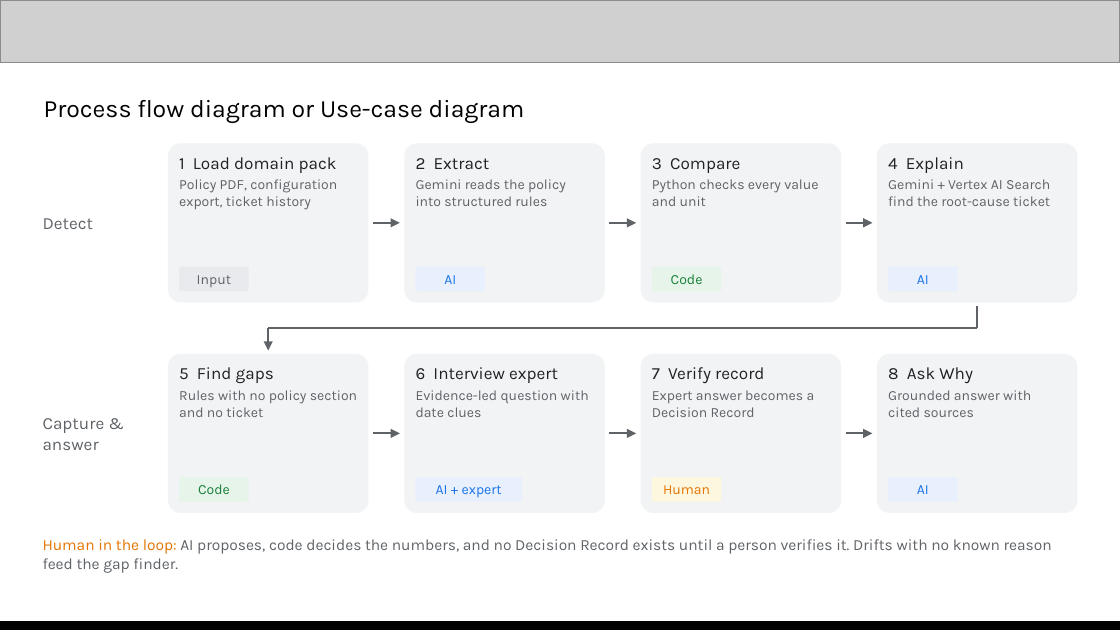
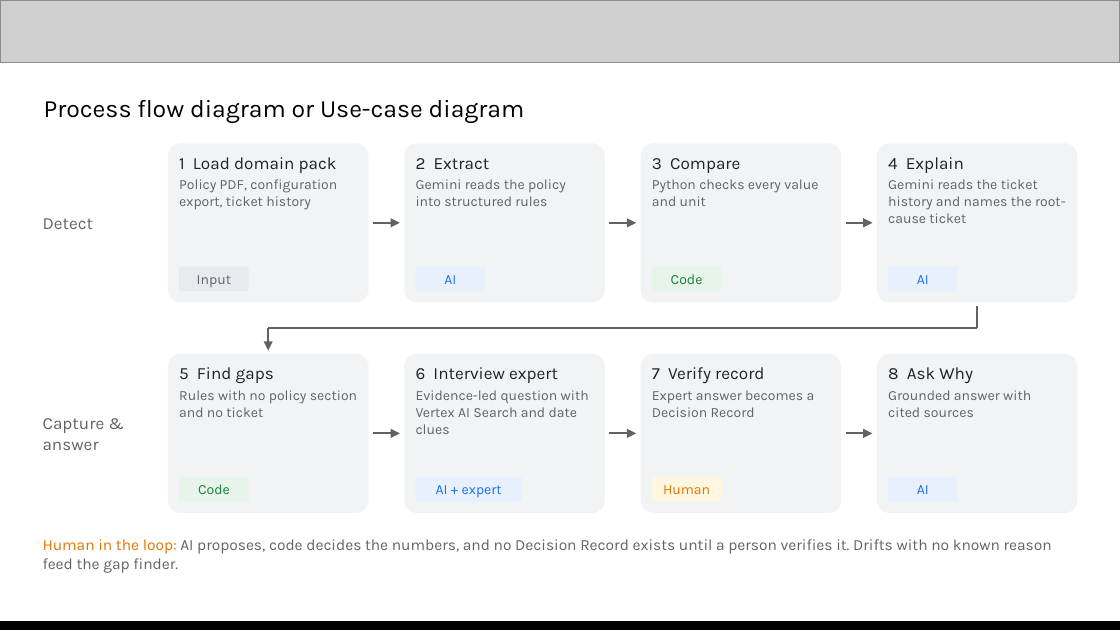
Before and after one commit to PadmajaG-ai/policy_vault, a slide deck: slide 5 of Human_in_the_loop_Policy_Vault_AI_Builder_Cup.pptx. Drawn at 1120x630 pixels with LibreOffice and Linux fonts; fonts in the diff are those of the drawing; grey boxes stand for pictures. Boxes give left, top, right and bottom in pixels: in the first picture for what was removed or moved away, otherwise in the second. Text is boxed around its words. In the diff, an @@ line names an element or a change of style, - is before the commit and + after.

```diff
--- a/Human_in_the_loop_Policy_Vault_AI_Builder_Cup.pptx
+++ b/Human_in_the_loop_Policy_Vault_AI_Builder_Cup.pptx
@@ text at (888,179,1066,223): text changed @@
-Gemini + Vertex AI Search find the root-cause ticket
+Gemini reads the ticket history and names the root-cause ticket
@@ text at (416,390,589,434): text changed @@
-Evidence-led question with date clues
+Evidence-led question with Vertex AI Search and date clues
```
Also in this commit, not shown: 2 other slides changed.
